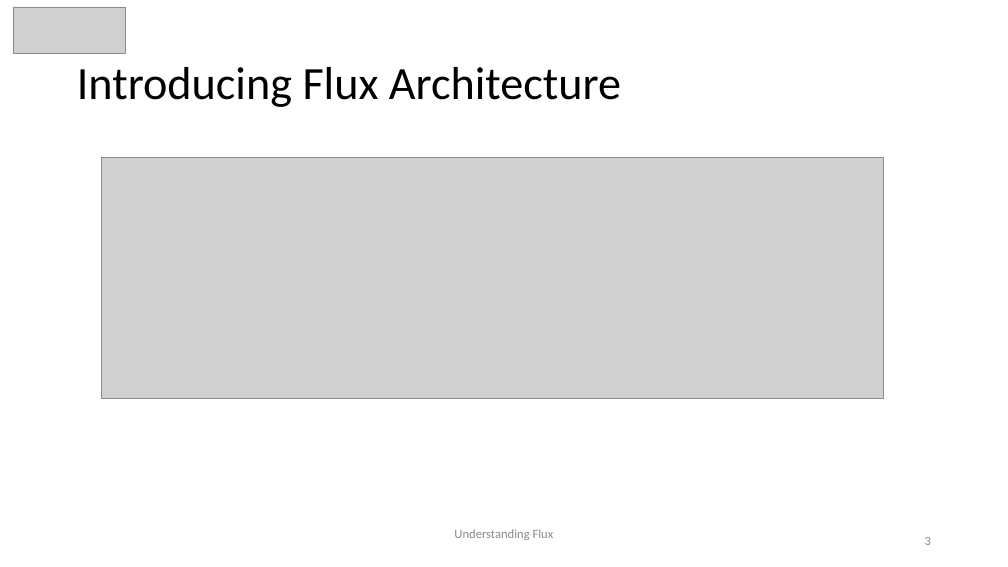
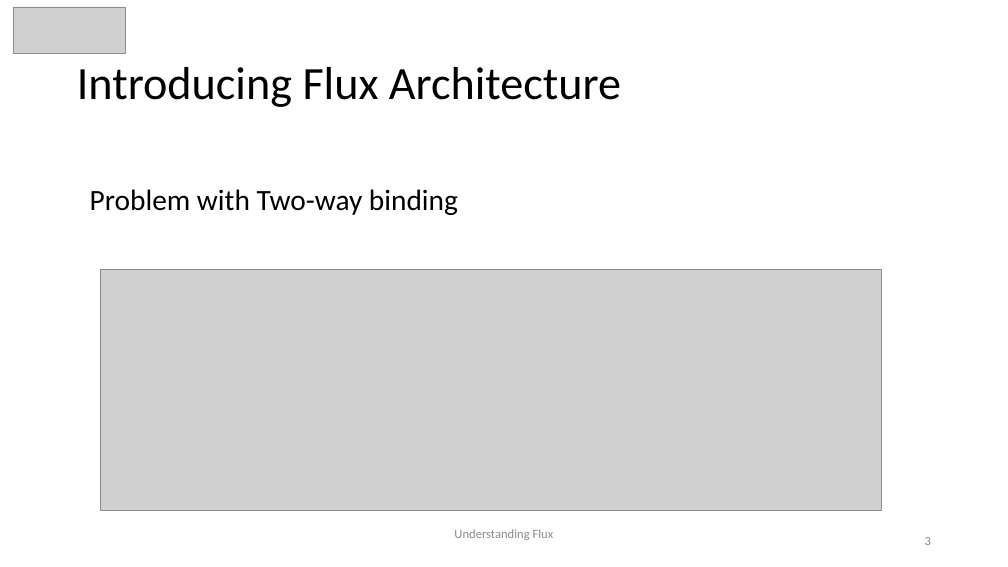
Before and after one commit to awahab29/samplealt, a slide deck: slide 3 of React.pptx. Drawn at 1008x567 pixels with LibreOffice and Linux fonts; fonts in the diff are those of the drawing; grey boxes stand for pictures. Boxes give left, top, right and bottom in pixels: in the first picture for what was removed or moved away, otherwise in the second. Text is boxed around its words. In the diff, an @@ line names an element or a change of style, - is before the commit and + after.

Commit message:
updated Signed-off-by: tahir-masood1 <onlytahir@hotmail.com>

```diff
--- a/React.pptx
+++ b/React.pptx
@@ text added at [90,189,458,215], 28 pt, text #000000 @@
+Problem with Two-way binding
@@ picture: place and size @@
-picture at [101,157,883,399]
+picture at [100,269,882,510]
```
